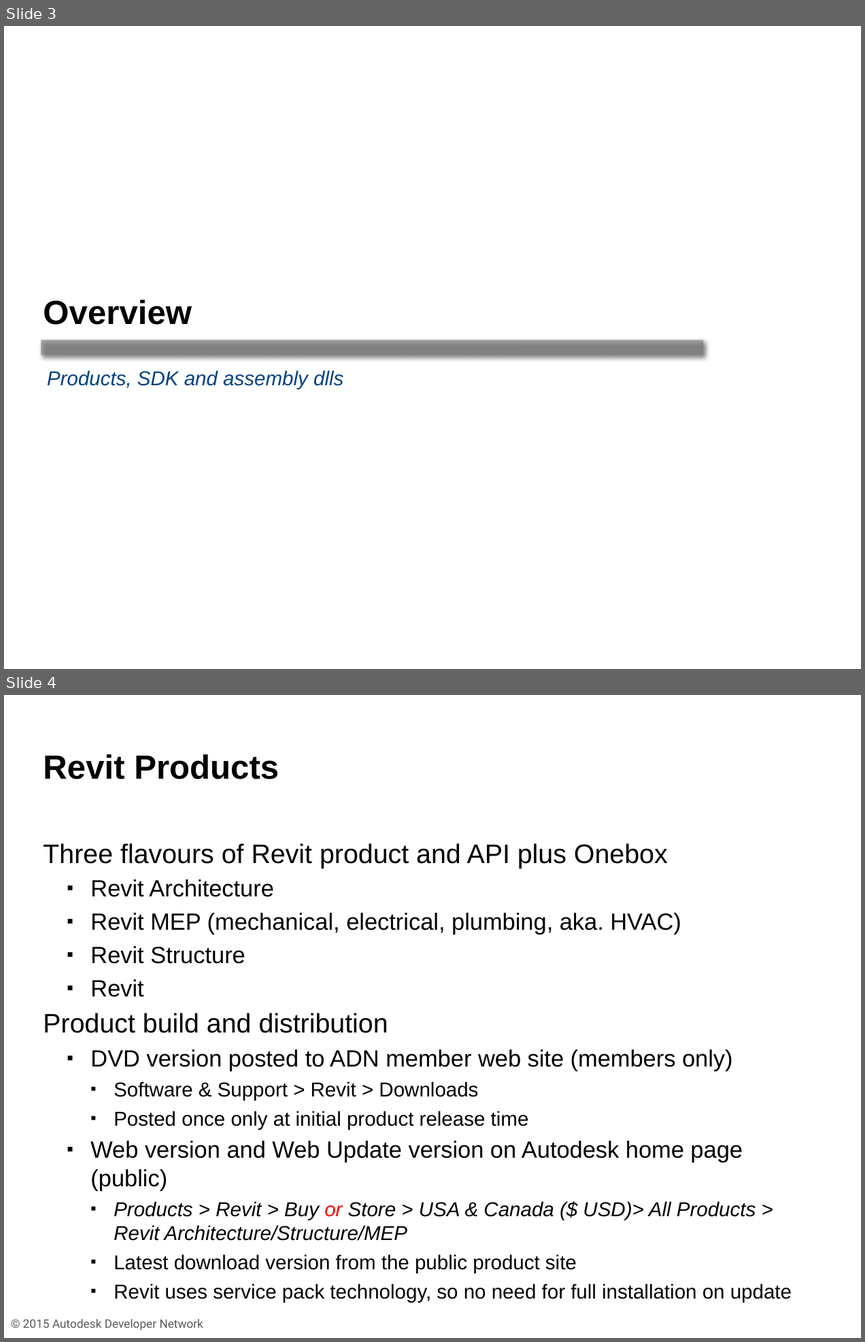
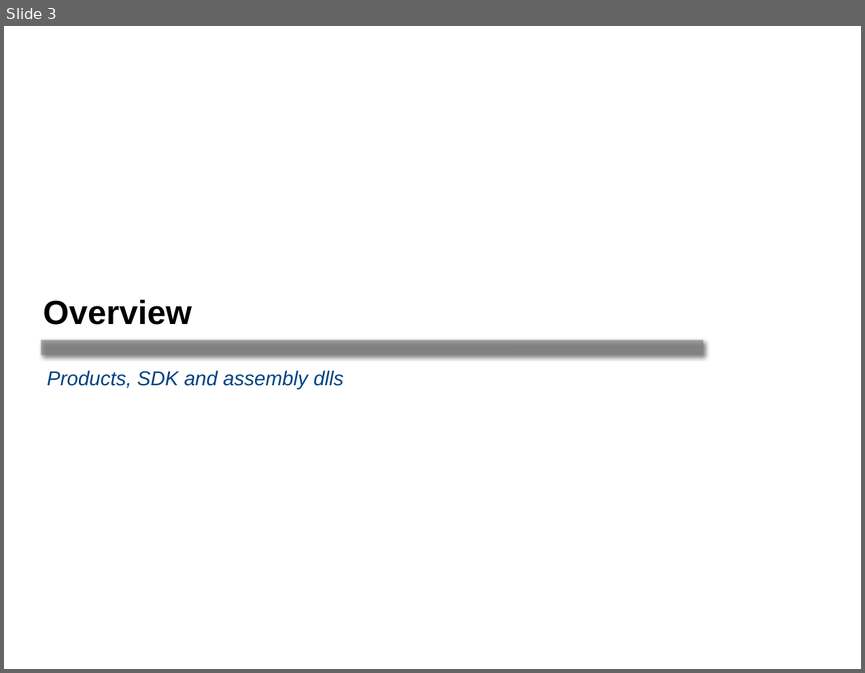
Before and after one commit to ADN-DevTech/RevitTrainingMaterial, a slide deck: Presentation/1_Revit_API_Intro.pptx. Shown one above the other, each under a label of ours: slides 3 and 4 before the commit, slide 3 after it. The pictures are 865x1342 and 865x673 pixels, drawn with LibreOffice and Linux fonts; fonts in the diff are those of the drawing; background and template pictures are left out. Boxes give left, top, right and bottom in pixels: in the first picture for what was removed or moved away, otherwise in the second. Text is boxed around its words. In the diff, an @@ line names an element or a change of style, - is before the commit and + after.

```diff
--- a/Presentation/1_Revit_API_Intro.pptx
+++ b/Presentation/1_Revit_API_Intro.pptx
@@ slide 4 removed at (x1=4, y1=695, x2=861, y2=1338), background #FFFFFF @@
@@ title removed at (x1=43, y1=754, x2=279, y2=779) @@
-Revit Products
@@ text removed at (x1=43, y1=843, x2=791, y2=1302) @@
-Three flavours of Revit product and API plus Onebox
-  ▪ Revit Architecture
-  ▪ Revit MEP (mechanical, electrical, plumbing, aka. HVAC)
-  ▪ Revit Structure
-  ▪ Revit
-Product build and distribution
-  ▪ DVD version posted to ADN member web site (members only)
-    ▪ Software & Support > Revit > Downloads
-    ▪ Posted once only at initial product release time
-  ▪ Web version and Web Update version on Autodesk home page (public)
-    ▪ Products > Revit > Buy or Store > USA & Canada ($ USD)> All Products > Revit Architecture/Structure/MEP
-    ▪ Latest download version from the public product site
-    ▪ Revit uses service pack technology, so no need for full installation on update
@@ text removed at (x1=113, y1=1283, x2=159, y2=1299) @@
-Introduction to Revit Programming
@@ text removed at (x1=23, y1=1319, x2=203, y2=1330) @@
-© 2015 Autodesk Developer Network
```
Also in this commit, not shown: 5 slides changed, 4 other files.
